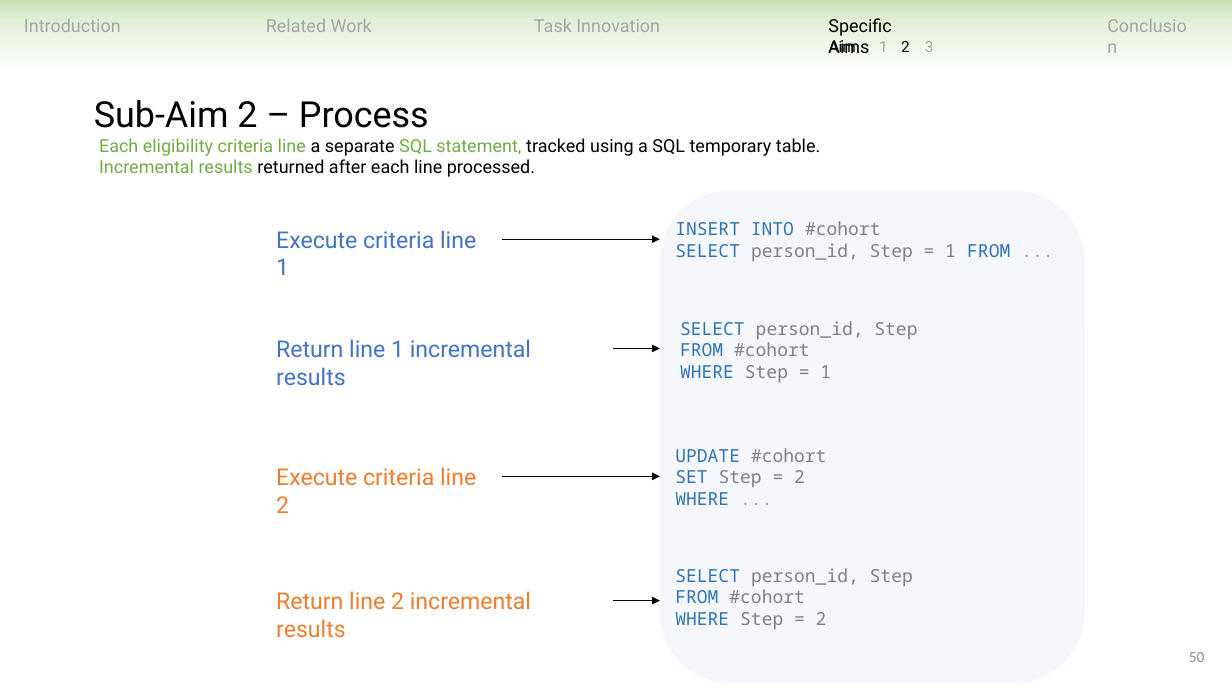
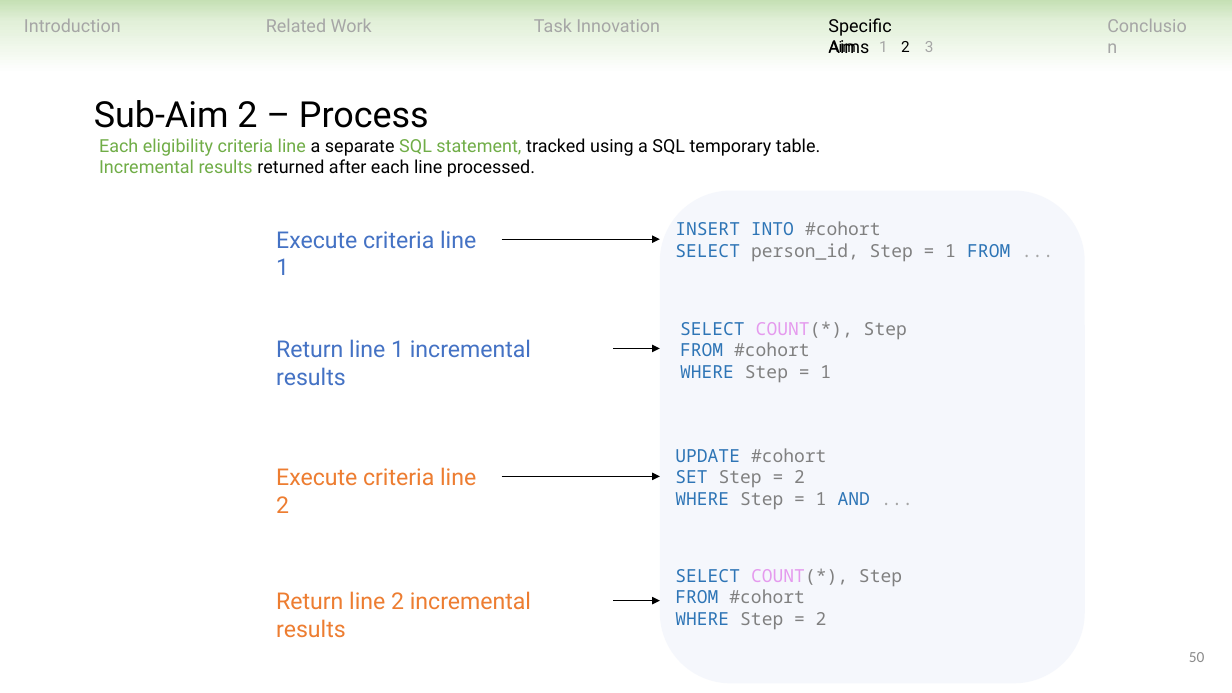
Before and after one commit to ndobb/dissertation, a slide deck: slide 50 of 4_general_exam/presentation/nic_dobbins_general_exam.pptx. Drawn at 1232x693 pixels with LibreOffice and Linux fonts; fonts in the diff are those of the drawing. Boxes give left, top, right and bottom in pixels: in the first picture for what was removed or moved away, otherwise in the second. Text is boxed around its words. In the diff, an @@ line names an element or a change of style, - is before the commit and + after.

```diff
--- a/4_general_exam/presentation/nic_dobbins_general_exam.pptx
+++ b/4_general_exam/presentation/nic_dobbins_general_exam.pptx
@@ text at bbox=[680, 321, 907, 339]: text changed @@
-SELECT person_id, Step
+SELECT COUNT(*), Step
@@ text at bbox=[675, 492, 870, 509]: text changed @@
-WHERE ...
+WHERE Step = 1 AND ...
@@ text at bbox=[675, 568, 902, 586]: text changed @@
-SELECT person_id, Step
+SELECT COUNT(*), Step
```
Also in this commit, not shown: 11 other slides changed, 23 other files.
